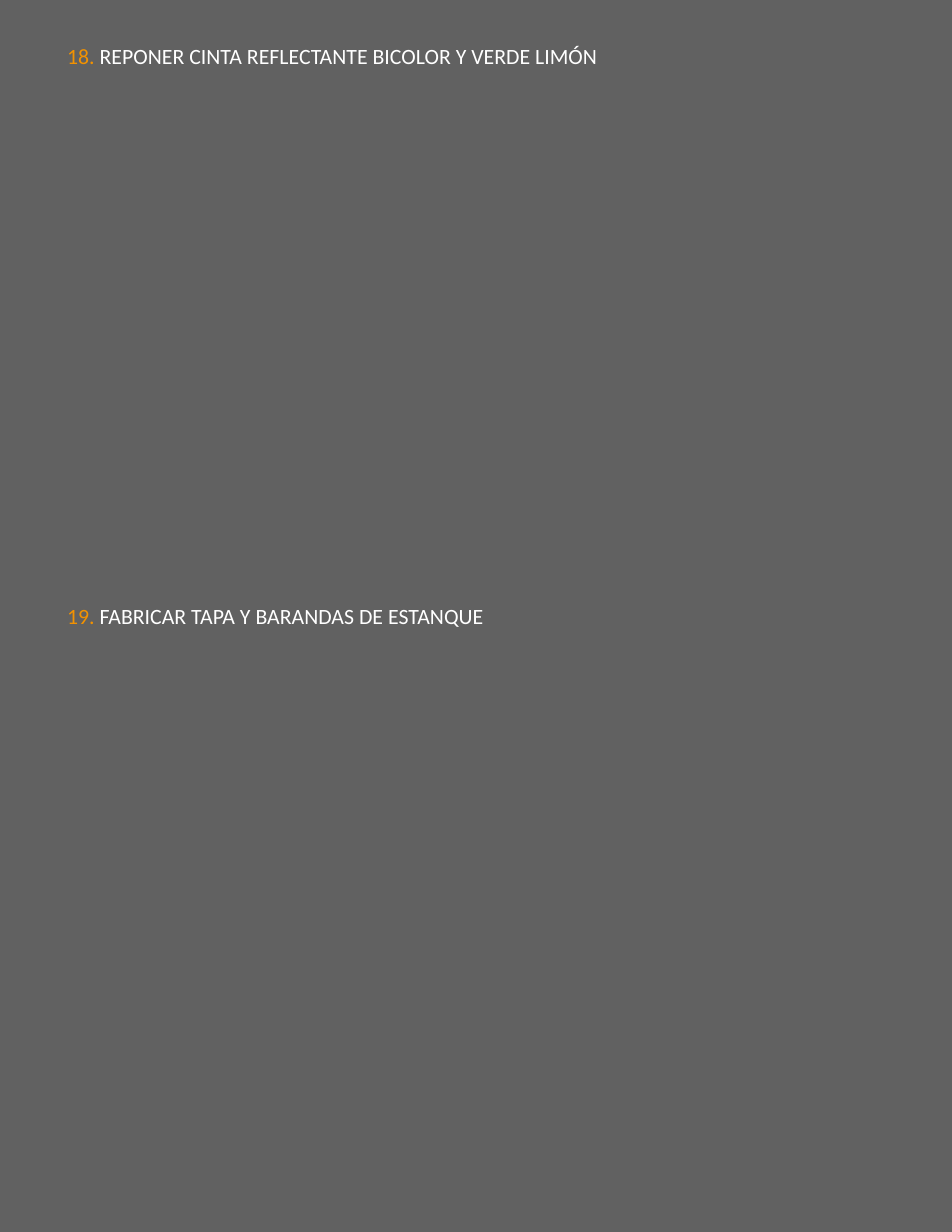
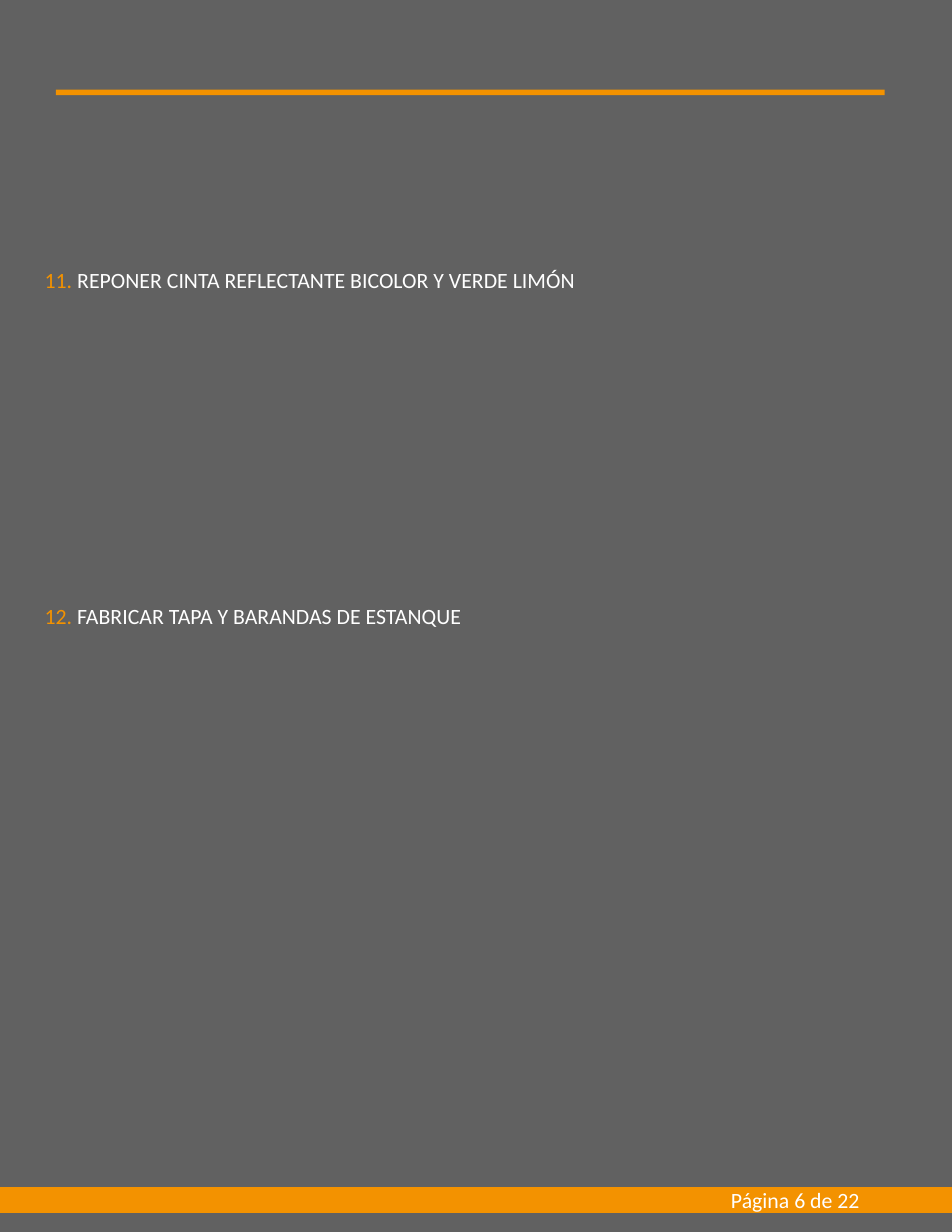
Before and after one commit to AlexanderMaverick/automated-report-excel-to-ppt, a slide deck: slide 6 of assets/archivo.pptx. Drawn at 952x1232 pixels with LibreOffice and Linux fonts; fonts in the diff are those of the drawing. Boxes give left, top, right and bottom in pixels: in the first picture for what was removed or moved away, otherwise in the second. Text is boxed around its words. In the diff, an @@ line names an element or a change of style, - is before the commit and + after.

```diff
--- a/assets/archivo.pptx
+++ b/assets/archivo.pptx
@@ rectangle added at box(56, 90, 885, 95), fill #F39200 @@
@@ text at box(45, 270, 575, 288): text changed @@
-18. REPONER CINTA REFLECTANTE BICOLOR Y VERDE LIMÓN
+11. REPONER CINTA REFLECTANTE BICOLOR Y VERDE LIMÓN
@@ text at box(45, 610, 461, 627): text changed @@
-19. FABRICAR TAPA Y BARANDAS DE ESTANQUE
+12. FABRICAR TAPA Y BARANDAS DE ESTANQUE
@@ rectangle added at box(0, 1187, 952, 1213), fill #F39200 @@
@@ text added at box(731, 1193, 859, 1214), 14 pt, text #FFFFFF @@
+Página 6 de 22
```
Also in this commit, not shown: 21 other slides changed, 2 other files.
